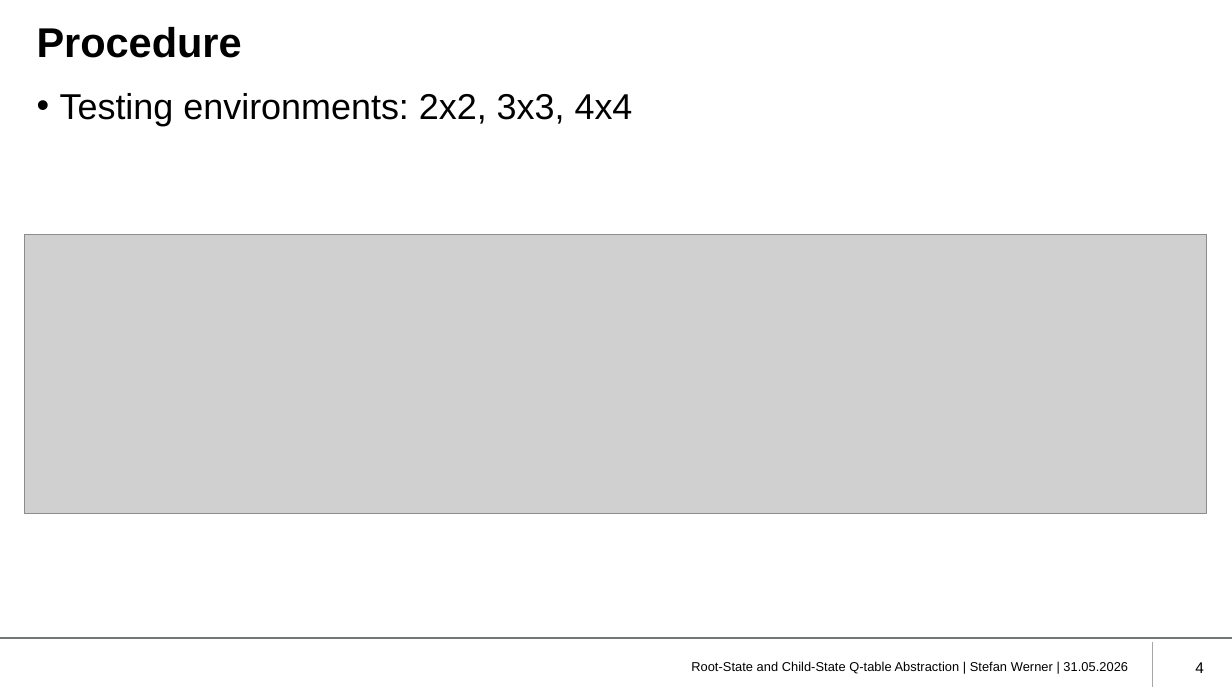
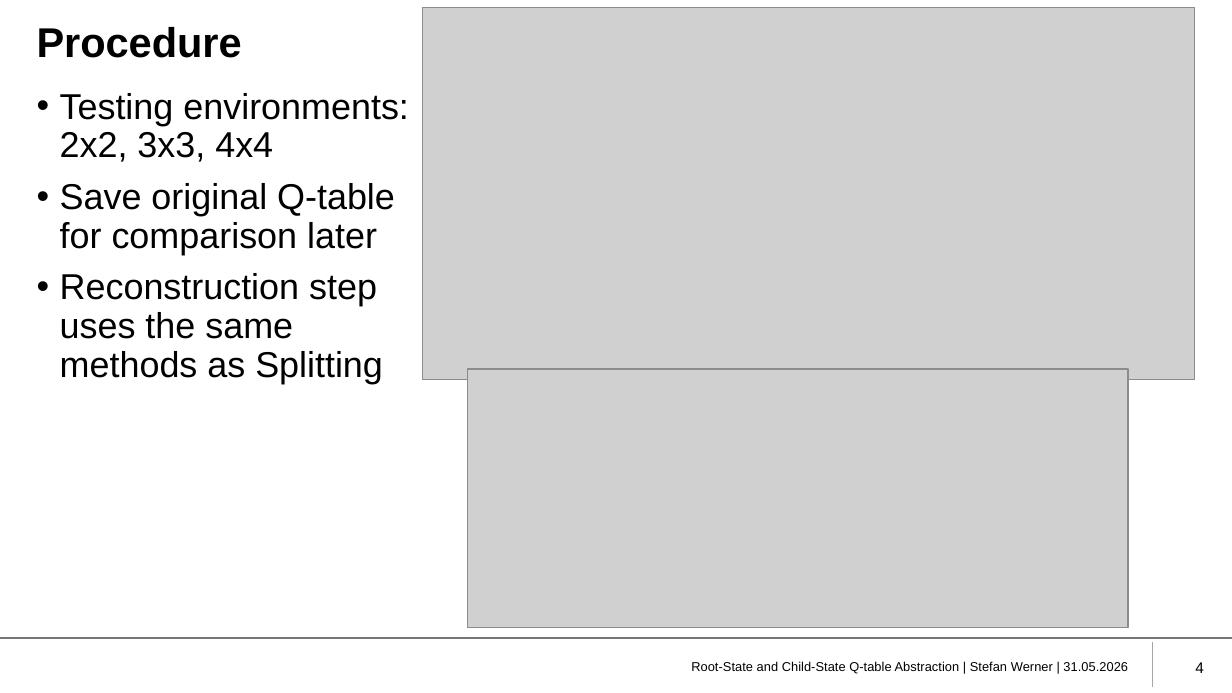
Before and after one commit to RxndyOG/BachelorsThesisStateAbstractionStefanWerner, a slide deck: slide 4 of Thesis/Development of a root-state and child-state abstraction algorithm.pptx. Drawn at 1232x693 pixels with LibreOffice and Linux fonts; fonts in the diff are those of the drawing; grey boxes stand for pictures; background and template pictures are left out. Boxes give left, top, right and bottom in pixels: in the first picture for what was removed or moved away, otherwise in the second. Text is boxed around its words. In the diff, an @@ line names an element or a change of style, - is before the commit and + after.

```diff
--- a/Thesis/Development of a root-state and child-state abstraction algorithm.pptx
+++ b/Thesis/Development of a root-state and child-state abstraction algorithm.pptx
@@ picture added at (x1=423, y1=7, x2=1194, y2=379) @@
@@ text at (x1=60, y1=183, x2=395, y2=384): paragraphs added @@
+• Save original Q-table
+  for comparison later
+• Reconstruction step
+  uses the same
+  methods as Splitting
@@ picture removed at (x1=25, y1=234, x2=1207, y2=514) @@
@@ picture added at (x1=467, y1=370, x2=1127, y2=628) @@
```
Also in this commit, not shown: 7 other slides changed, 1 slide added, 6 other files.
